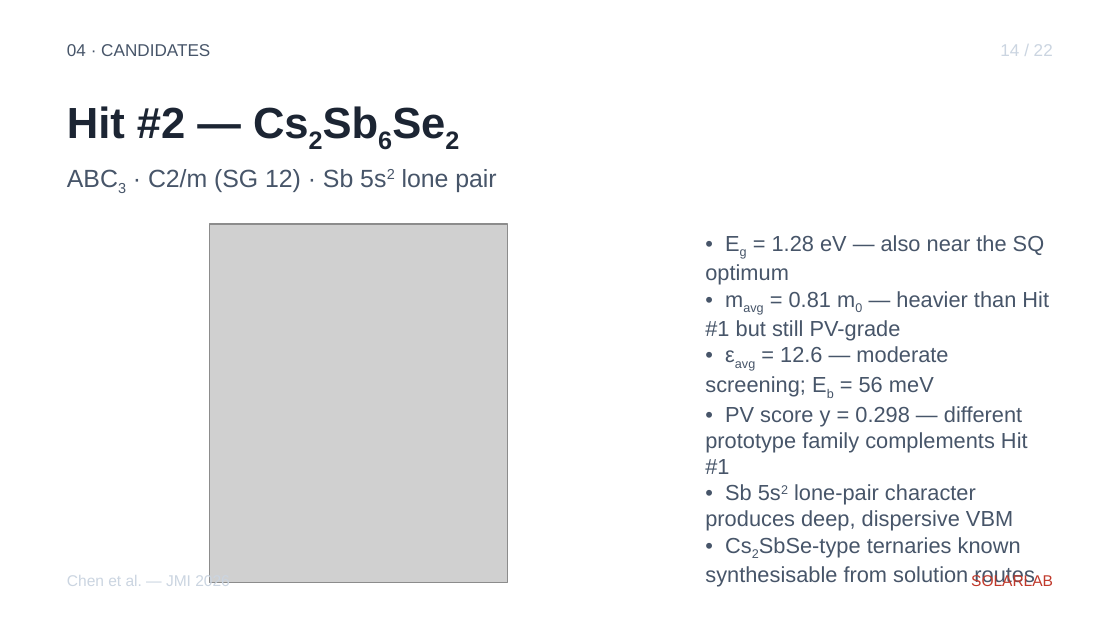
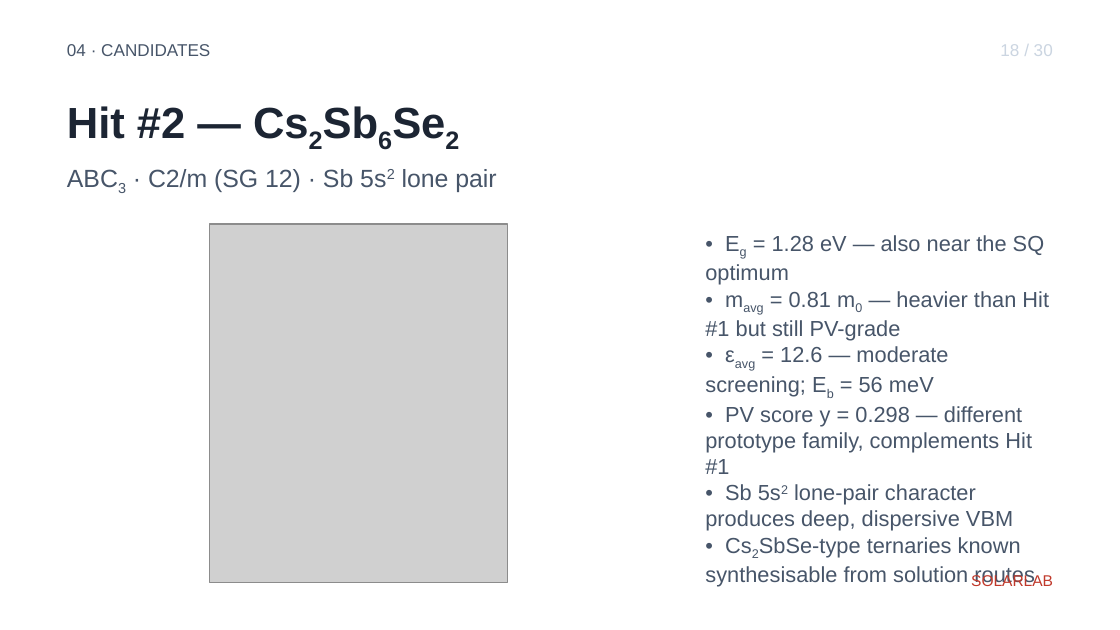
Before and after one commit to ShaneLogic/SolarLab, a slide deck: slide 22 of presentations/jmi-2026/output/jmi-2026.pptx (slide 18 before the commit). Drawn at 1120x630 pixels with LibreOffice and Linux fonts; fonts in the diff are those of the drawing; grey boxes stand for pictures. Boxes give left, top, right and bottom in pixels: in the first picture for what was removed or moved away, otherwise in the second. Text is boxed around its words. In the diff, an @@ line names an element or a change of style, - is before the commit and + after.

```diff
--- a/presentations/jmi-2026/output/jmi-2026.pptx
+++ b/presentations/jmi-2026/output/jmi-2026.pptx
@@ text at [1000, 44, 1053, 56]: text changed @@
-14 / 22
+18 / 30
@@ text at [705, 406, 1032, 474]: text changed @@
-• PV score y = 0.298 — different prototype family complements Hit #1
+• PV score y = 0.298 — different prototype family, complements Hit #1
@@ text removed at [67, 574, 230, 586] @@
-Chen et al. — JMI 2026
```
Also in this commit, not shown: 19 other slides changed, 9 slides added, 1 slide removed, 2 other files.
